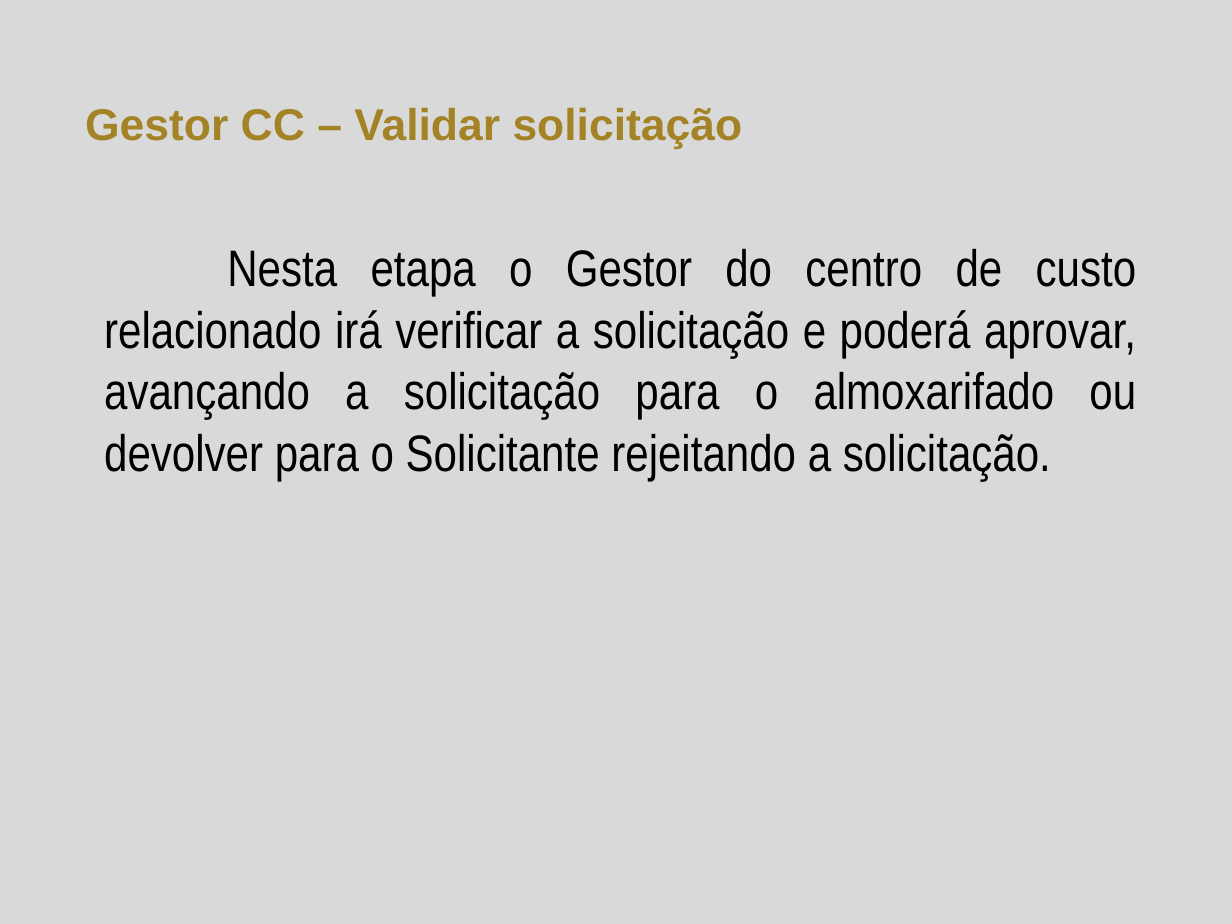
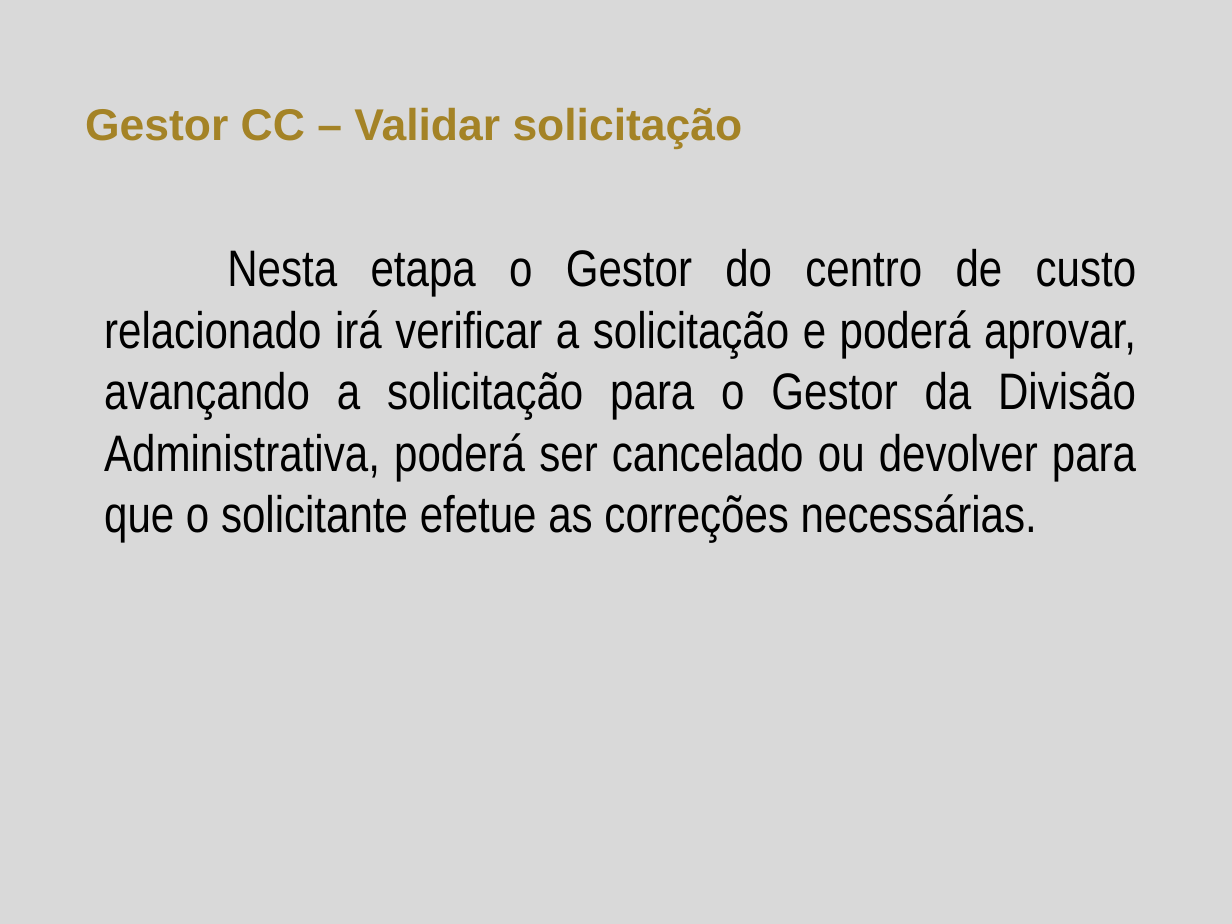
Before and after one commit to herickfreitas/Fluig_RM_SolicitacaoAlmoxarifado, a slide deck: slide 5 of Solicitação Almoxarifado.pptx. Drawn at 1232x924 pixels with LibreOffice and Linux fonts; fonts in the diff are those of the drawing; background and template pictures are left out. Boxes give left, top, right and bottom in pixels: in the first picture for what was removed or moved away, otherwise in the second. Text is boxed around its words. In the diff, an @@ line names an element or a change of style, - is before the commit and + after.

```diff
--- a/Solicitação Almoxarifado.pptx
+++ b/Solicitação Almoxarifado.pptx
@@ text at bbox=[104, 248, 1137, 543]: text changed @@
-Nesta etapa o Gestor do centro de custo relacionado irá verificar a solicitação e poderá aprovar, avançando a solicitação para o almoxarifado ou devolver para o Solicitante rejeitando a solicitação.
+Nesta etapa o Gestor do centro de custo relacionado irá verificar a solicitação e poderá aprovar, avançando a solicitação para o Gestor da Divisão Administrativa, poderá ser cancelado ou devolver para que o solicitante efetue as correções necessárias.
```
Also in this commit, not shown: 3 other slides changed, 2 other files.
